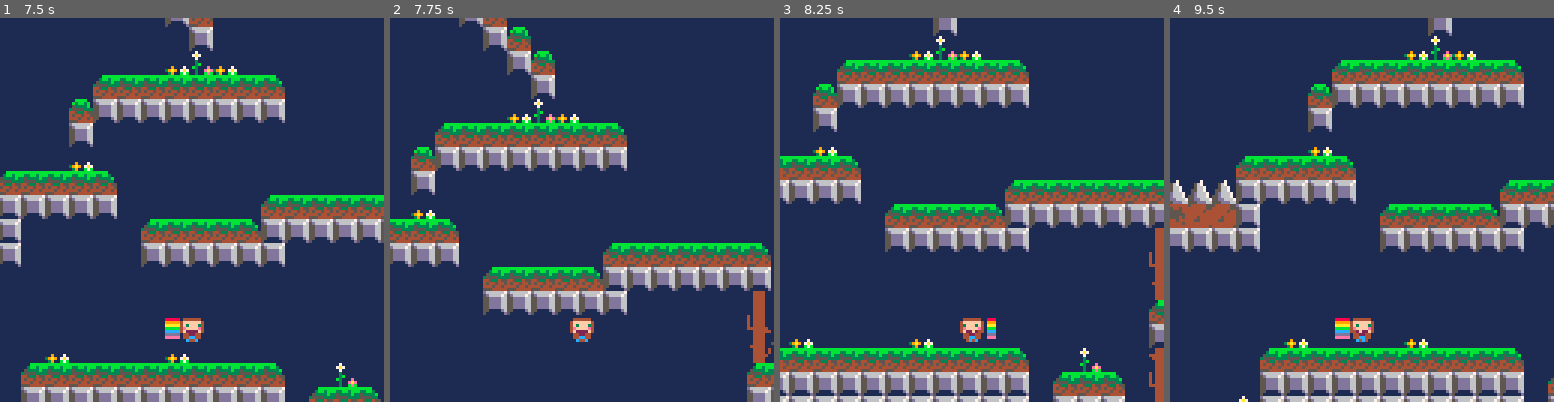
Above: before the commit, frames 1-4 (left to right).
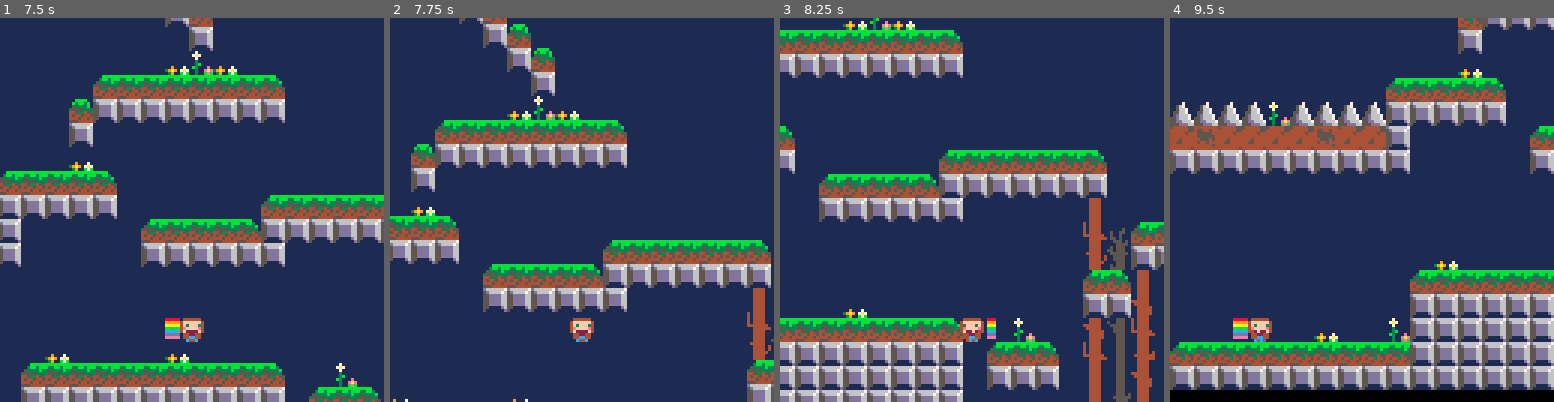
Above: after the commit, the same moments.

Repository: connorryanbaker/kmg
Game: PICO-8 cartridge currentdraft.p8
Same seed, same stepped clock (60 frames per second), same inputs: the game is played once before the commit and once after it.
Inputs:
- Up to frame 1 (7.5 s): tap X (X key) at 0.33, 1.07, 1.85, 2.97, 4.08, 5.2, 6.32, 7.43 s; tap O (Z key) at 0.7, 1.7, 2.1, 2.5, 2.9, 3.3, 3.7, 4.1, 4.5, 4.9, 5.3, 5.7, 6.1, 6.5, 6.9, 7.3 s; hold Right 1.6-2.1 s; hold Right 2.47-3.03 s; hold Left 3.08-3.58 s; hold Right 4.02-4.68 s; hold Left 5.08-5.68 s; hold Right 6.08-6.58 s; hold Right 6.63-7.13 s
- Up to frame 2 (7.75 s): hold Right from 7.5 s (still down); tap O (Z key) at 7.7 s
- Up to frame 3 (8.25 s): release Right at 8.07 s; tap O (Z key) at 8.1 s; hold Left from 8.12 s (still down)
- Up to frame 4 (9.5 s): tap O (Z key) at 8.5, 8.9, 9.3 s; tap X (X key) at 8.55 s; release Left at 8.62 s; hold Right from 9.05 s (still down)

Frame 1 is identical in both runs. In frame 2, 12% of the frame differs, in the area x 0-100%, y 0-100%; in frame 3, 49%; in frame 4, 52%.

Commit message:
level 2 redesign

Diff:
--- a/currentdraft.p8
+++ b/currentdraft.p8
@@ -17,8 +17,8 @@
                          cat={ s=80, x=200, y=184 }
                      },
                       [2] = {
-                         snack={ s=15, x=240, y=280 },
-                         cat={ s=80, x=200, y=184 }
+                         snack={ s=82, x=72, y=104},
+                         cat={ s=115, x=104, y=56 }
                      },
                    }
   CAT_NAME={[0]="Horatio",[1]="Joe Buck",[2]="Georgia"}
@@ -67,6 +67,7 @@
   fs=false
   cam_x=player.x-64+player.w/2
   cam_y=player.y-64+player.w/2
+  music(LEVEL)
 end
 
 function _update()
@@ -81,6 +82,7 @@
     reset_player_location()
     FOUND_CAT=false
     FOUND_SNACK=false
+    music(LEVEL)
   end
   if not FOUND_CAT then player_update() end
   player_animate()
@@ -231,7 +233,8 @@
   if btnp(5) and player.landed then
     player.dy-=player.boost
     player.landed=false
-    --sfx(1)
+    local s = flr(time())%2==0 and 6 or 7
+    sfx(s)
   end
 
   if btnp(4) and player.candash then
@@ -239,6 +242,8 @@
     player.candash=false
     player.dx+=player.direction*5
     player.dashtick=time()
+    local s = flr(time())%2==0 and 10 or 11
+    sfx(s)
   end
 
   if time()-player.dashtick>0.3 then
@@ -347,8 +352,8 @@
     x2=x+w
     y2=y+h-1
   elseif dir=="up" then
-    x1=x+1
-    y1=y-1
+    x1=x+3
+    y1=y-3
     x2=x+w-1
     y2=y
   elseif dir=="down" then
Not shown, changed: the music (__music__) section of currentdraft.p8
Not shown, changed: the sound effects (__sfx__) section of currentdraft.p8
